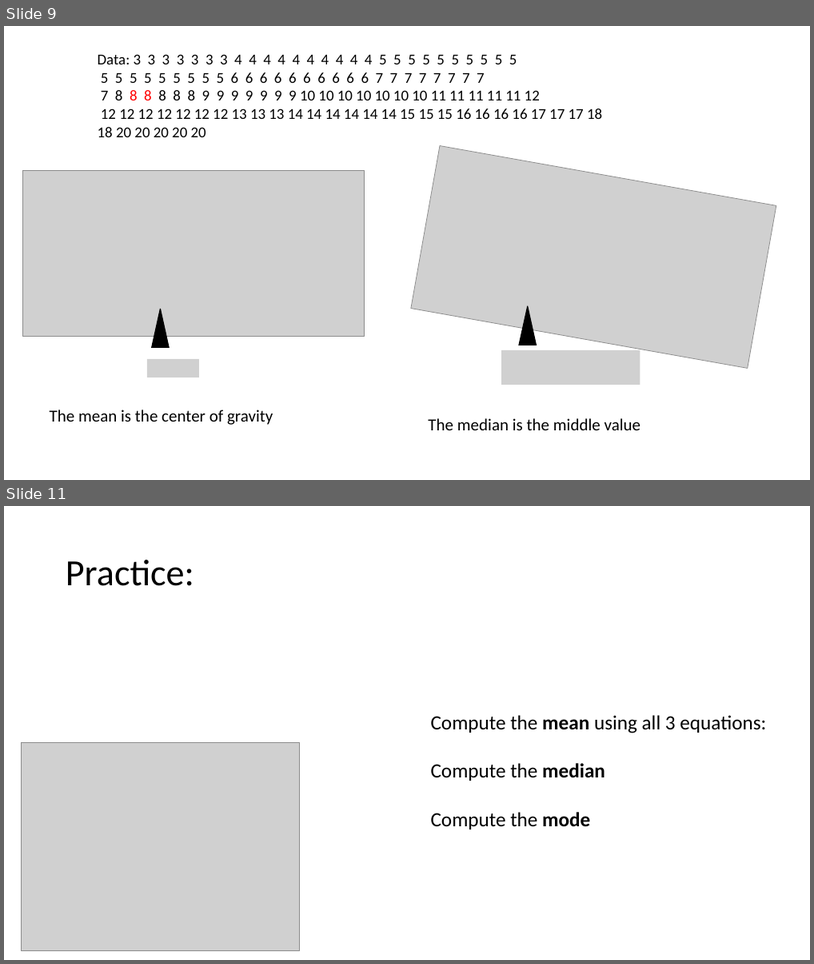
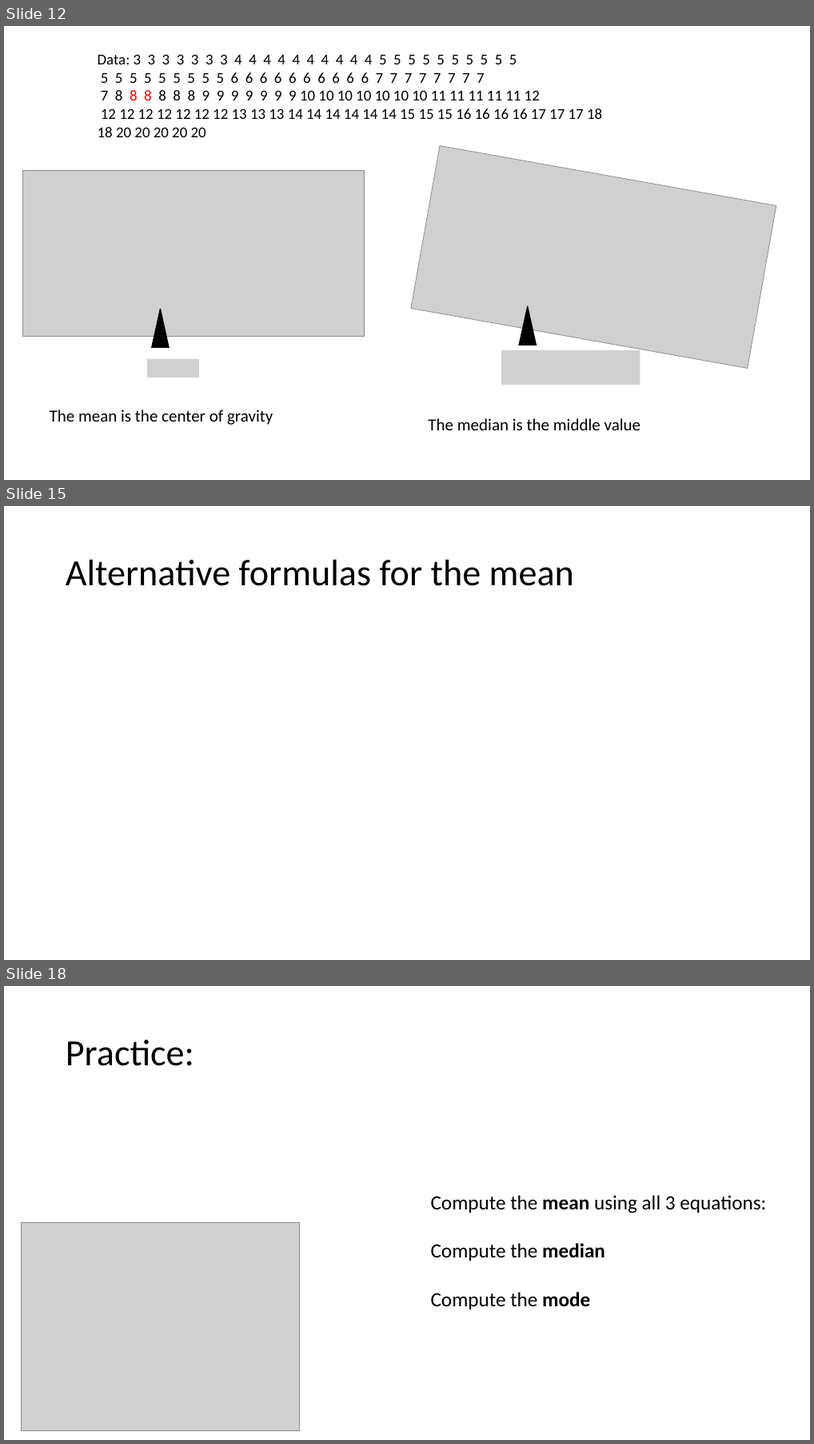
Before and after one commit to Jarred6068/UI_STAT251-03_Spring_2024, a slide deck: docs/lecture_slides/Week 3/Week3_Lecture4_Slides_1_22_2024.pptx. Shown one above the other, each under a label of ours: slides 9 and 11 before the commit, slides 12, 15 and 18 after it; the slides between them are not shown. The pictures are 814x964 and 814x1444 pixels, drawn with LibreOffice and Linux fonts; fonts in the diff are those of the drawing; grey boxes stand for pictures. Boxes give left, top, right and bottom in pixels: in the first picture for what was removed or moved away, otherwise in the second. Text is boxed around its words. In the diff, an @@ line names an element or a change of style, - is before the commit and + after.

```diff
--- a/docs/lecture_slides/Week 3/Week3_Lecture4_Slides_1_22_2024.pptx
+++ b/docs/lecture_slides/Week 3/Week3_Lecture4_Slides_1_22_2024.pptx
@@ slide 15 added at (4,506,810,960), background #FFFFFF @@
@@ title added at (66,560,574,586), 44 pt, text #000000 @@
+Alternative formulas for the mean
@@ what was slide 9 is now slide 12 @@
@@ what was slide 11 is now slide 18 @@
```
Also in this commit, not shown: 7 slides changed, 6 other slides added, 15 other files.
